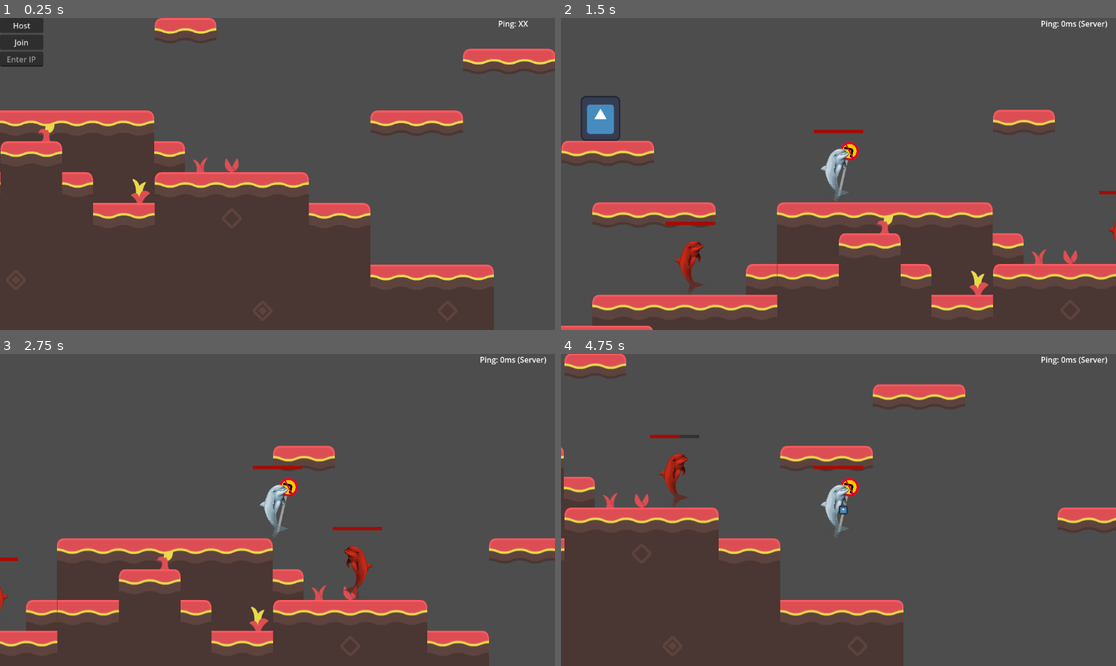
Above: before the commit, frames 1-4 (two rows, left to right).
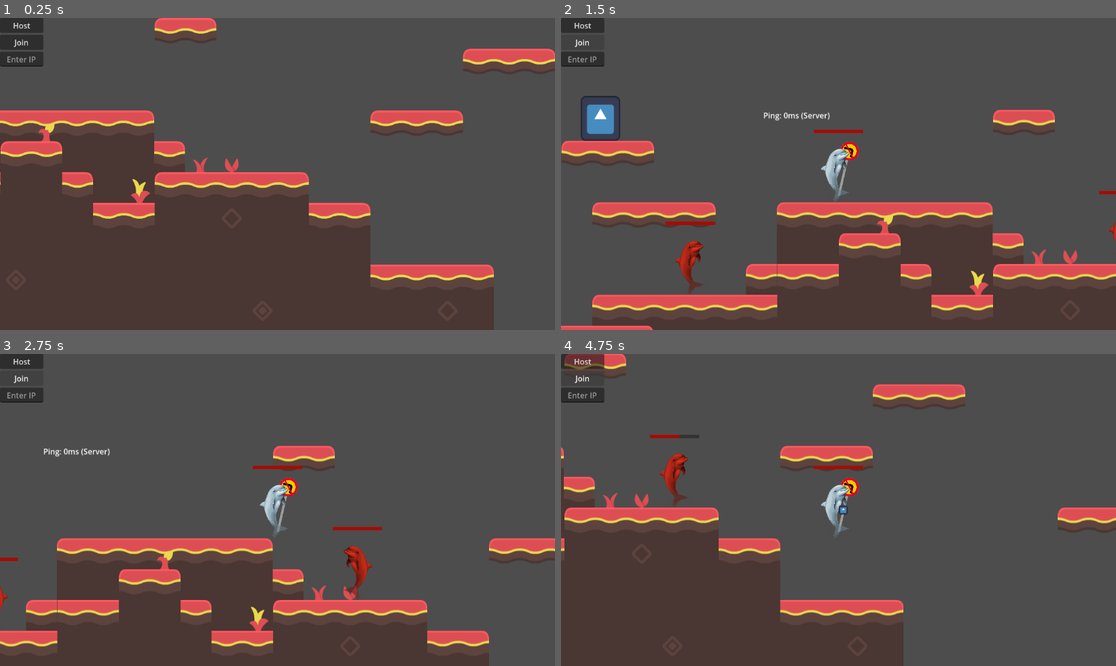
Above: after the commit, the same moments.

Repository: A-vd-E/Eget-spel
Game: Godot game, scene res://scenes/main.tscn
The game is run twice, just before and just after one commit, with the same random seed, the same clock (stepped at 60 frames per second) and the same inputs. The engine's default icon, where the game draws it, is replaced by a stand-in: a white triangle on a blue panel in a dark square.
Inputs (mouse positions are in pixels of both pictures, inside the frame that each line leads up to):
- Up to frame 1 (0.25 s): no input
- Up to frame 2 (1.5 s): click "Host" at 0.5 s; click (583, 42) at 1.25 s, where only the run after the commit has a clickable "Join"
- Up to frame 3 (2.75 s): hold D (right) from 2.03 s (still down); tap C (dash) at 2.1 s
- Up to frame 4 (4.75 s): tap C (dash) at 2.85, 3.8, 4.55 s; release D (right) at 3.53 s; hold A (left) 3.53-4.28 s; tap X (melee_attack) at 3.6 s; hold D (right) from 4.28 s (still down); tap F (ranged_attack) at 4.35 s

The runs differ from the first frame. In frame 1, less than 0.1% of the frame differs, in the area x 89-96%, y 0-4%; in frame 2, 1.0%, in the area x 0-99%, y 0-33%; in frame 3, 1.0%; in frame 4, 0.9%.
Error after the commit: Invalid assignment of property or key 'visible' with value of type 'bool' on a base object of type 'null instance'. (res://scripts/networking/main.gd:28)

Commit message:
Added templates for some movement states. This will be a recovery checkpoint in case I break everything... wish me luck

Diff:
--- a/scenes/main.tscn
+++ b/scenes/main.tscn
@@ -7,23 +7,23 @@
 [node name="Main" type="Node2D" unique_id=10254011]
 script = ExtResource("1_0wfyh")
 
-[node name="CanvasLayer" type="CanvasLayer" parent="." unique_id=1812308701]
+[node name="ConnectionUI" type="CanvasLayer" parent="." unique_id=1812308701]
 
-[node name="VBoxContainer" type="VBoxContainer" parent="CanvasLayer" unique_id=1918077270]
+[node name="VBoxContainer" type="VBoxContainer" parent="ConnectionUI" unique_id=1918077270]
 offset_right = 90.0
 offset_bottom = 101.0
 
-[node name="HostButton" type="Button" parent="CanvasLayer/VBoxContainer" unique_id=1788440796]
+[node name="HostButton" type="Button" parent="ConnectionUI/VBoxContainer" unique_id=1788440796]
 layout_mode = 2
 text = "Host
 "
 
-[node name="JoinButton" type="Button" parent="CanvasLayer/VBoxContainer" unique_id=1530029556]
+[node name="JoinButton" type="Button" parent="ConnectionUI/VBoxContainer" unique_id=1530029556]
 layout_mode = 2
 text = "Join
 "
 
-[node name="LineEdit" type="LineEdit" parent="CanvasLayer/VBoxContainer" unique_id=1051596795]
+[node name="LineEdit" type="LineEdit" parent="ConnectionUI/VBoxContainer" unique_id=1051596795]
 layout_mode = 2
 placeholder_text = "Enter IP"
 alignment = 1
@@ -72,5 +72,5 @@
 
 [node name="Hitboxes" type="Node2D" parent="SpawningContainers" unique_id=778308688]
 
-[connection signal="pressed" from="CanvasLayer/VBoxContainer/HostButton" to="." method="_on_host_button_pressed"]
-[connection signal="pressed" from="CanvasLayer/VBoxContainer/JoinButton" to="." method="_on_join_button_pressed"]
+[connection signal="pressed" from="ConnectionUI/VBoxContainer/HostButton" to="." method="_on_host_button_pressed"]
+[connection signal="pressed" from="ConnectionUI/VBoxContainer/JoinButton" to="." method="_on_join_button_pressed"]
--- a/scenes/player.tscn
+++ b/scenes/player.tscn
@@ -8,6 +8,10 @@
 [ext_resource type="Script" uid="uid://cjtnb7uxllscb" path="res://scripts/combat/hurtbox.gd" id="4_tuyoq"]
 [ext_resource type="Script" uid="uid://csf0ypjefua5c" path="res://scripts/combat/attacking/attack_ability.gd" id="7_fjrip"]
 [ext_resource type="Texture2D" uid="uid://c566agru67r15" path="res://assets/images/Screenshot from 2026-04-28 13-41-57.png" id="8_smehm"]
+[ext_resource type="Script" uid="uid://bmoimaulsf86r" path="res://scripts/states/state_machine.gd" id="8_ur7pv"]
+[ext_resource type="Script" uid="uid://cgsfsyyqyr1xh" path="res://scripts/states/idle_state.gd" id="9_y4r1p"]
+[ext_resource type="Script" uid="uid://bmtsnkf7xk3ws" path="res://scripts/states/jump_state.gd" id="10_d2wvv"]
+[ext_resource type="Script" uid="uid://c0arskwrttllr" path="res://scripts/states/walk_state.gd" id="11_3v2ag"]
 
 [sub_resource type="SceneReplicationConfig" id="SceneReplicationConfig_tuyoq"]
 properties/0/path = NodePath(".:player_id")
@@ -174,6 +178,23 @@
 position = Vector2(-85.71429, 0)
 texture = ExtResource("1_3vyb7")
 
+[node name="StateMachine" type="Node" parent="." unique_id=1548200579 node_paths=PackedStringArray("initial_state")]
+script = ExtResource("8_ur7pv")
+initial_state = NodePath("IdleState")
+metadata/_custom_type_script = "uid://bmoimaulsf86r"
+
+[node name="IdleState" type="Node" parent="StateMachine" unique_id=1389880217]
+script = ExtResource("9_y4r1p")
+metadata/_custom_type_script = "uid://cgsfsyyqyr1xh"
+
+[node name="JumpState" type="Node" parent="StateMachine" unique_id=47813447]
+script = ExtResource("10_d2wvv")
+metadata/_custom_type_script = "uid://bmtsnkf7xk3ws"
+
+[node name="WalkState" type="Node" parent="StateMachine" unique_id=205268049]
+script = ExtResource("11_3v2ag")
+metadata/_custom_type_script = "uid://c0arskwrttllr"
+
 [connection signal="timeout" from="InputSynchronizer/jump_buffer_timer" to="InputSynchronizer" method="_on_jump_buffer_timer_timeout"]
 [connection signal="timeout" from="dash_timer" to="." method="_on_dash_timer_timeout"]
 [connection signal="timeout" from="dash_again_timer" to="." method="_on_dash_again_timer_timeout"]
--- a/scripts/networking/main.gd
+++ b/scripts/networking/main.gd
@@ -17,11 +17,12 @@
 
 func _on_join_button_pressed() -> void:
 	print("Join button pressed")
-	var ip_input = get_node("CanvasLayer/VBoxContainer/LineEdit")
+	var ip_input = get_node("ConnectionUI/VBoxContainer/LineEdit")
 
 	toggle_ui(false)
 	Network._join_as_non_host_client(ip_input.text)
 
 
 func toggle_ui(show: bool):
+
 	$CanvasLayer/VBoxContainer.visible = show
--- /dev/null
+++ b/scripts/states/dash_state.gd
@@ -0,0 +1,36 @@
+extends State
+
+class_name DashState
+
+
+func enter():
+	print("Entering dash state")
+	character.can_dash = false
+
+	$dash_timer.start()
+	# Dash cooldown
+	$dash_again_timer.start()
+
+	character.do_dash = false
+
+
+func physics_update(delta: float):
+	character.velocity.x =  (
+		character.facing_direction
+	 	* character.DASH_SPEED
+	)
+
+	character.velocity.y = 0
+
+	if character.is_on_wall() and not character.is_on_floor():
+		end_dash()
+
+
+func end_dash():
+	state_machine.change_state("idlestate")
+func _on_dash_again_timer_timeout() -> void:
+	character.can_dash = true
+
+
+func _on_dash_timer_timeout() -> void:
+	end_dash()
--- /dev/null
+++ b/scripts/states/idle_state.gd
@@ -0,0 +1,15 @@
+extends State
+
+class_name IdleState
+
+# For initialization
+func enter():
+	print("Entering idle state")
+
+
+# For player input
+func handle_input(event: InputEvent):
+	if Input.is_action_pressed("left") or Input.is_action_pressed("right"):
+		state_machine.change_state("walkstate")
+	elif Input.is_action_pressed("jump"):
+		state_machine.change_state("jumpstate")
--- /dev/null
+++ b/scripts/states/jump_state.gd
@@ -0,0 +1,19 @@
+extends State
+class_name JumpState
+
+func enter():
+	print("Entering jump state")
+	var character = state_machine.get_parent()
+
+
+func physics_update(delta: float):
+	var character = state_machine.get_parent()
+
+	var direction = Input.get_axis("left", "right")
+
+	if character.is_on_floor():
+		if direction != 0:
+			state_machine.change_state(	"walkstate")
+		elif direction == 0:
+			print("Test why")
+			state_machine.change_state(	"idlestate")
--- /dev/null
+++ b/scripts/states/state.gd
@@ -0,0 +1,26 @@
+extends Node
+
+class_name State
+
+var state_machine: StateMachine
+
+# For initialization
+func enter():
+	pass
+
+# For cleanup
+func exit():
+	pass
+
+# For frame logic
+func update(delta: float):
+	pass
+
+
+# For movement
+func physics_update(delta: float):
+	pass
+
+# For player input
+func handle_input(event: InputEvent):
+	pass
--- /dev/null
+++ b/scripts/states/state_machine.gd
@@ -0,0 +1,37 @@
+extends Node
+
+class_name  StateMachine
+
+@export var initial_state: State
+var current_state: State
+var states: Dictionary = {}
+
+func _ready() -> void:
+	for child in get_children():
+		if child is State:
+			states[child.name.to_lower()] = child
+			child.state_machine = self
+
+	if initial_state:
+		change_state(initial_state.name.to_lower())
+# Called every frame. 'delta' is the elapsed time since the previous frame.
+func _process(delta: float) -> void:
+	if current_state:
+		current_state.update(delta)
+
+func _physics_process(delta: float) -> void:
+	if current_state:
+		current_state.physics_update(delta)
+
+func _input(event: InputEvent) -> void:
+	if current_state:
+		current_state.handle_input(event)
+
+func change_state(new_state_name: String) -> void:
+	if current_state:
+		current_state.exit()
+
+	current_state = states.get(new_state_name.to_lower())
+
+	if current_state:
+		current_state.enter()
--- /dev/null
+++ b/scripts/states/walk_state.gd
@@ -0,0 +1,18 @@
+extends State
+class_name WalkState
+
+func enter():
+	print("Entering walk state")
+
+# For movement
+func physics_update(delta: float):
+	var character = state_machine.get_parent()
+	var direction = Input.get_axis("left", "right")
+
+	if direction == 0:
+		state_machine.change_state("idlestate")
+		return
+
+func handle_input(event: InputEvent):
+	if Input.is_action_pressed("jump"):
+		state_machine.change_state("jumpstate")
Not shown, added: scripts/states/dash_state.gd.uid
Not shown, added: scripts/states/idle_state.gd.uid
Not shown, added: scripts/states/jump_state.gd.uid
Not shown, added: scripts/states/state.gd.uid
Not shown, added: scripts/states/state_machine.gd.uid
Not shown, added: scripts/states/walk_state.gd.uid
